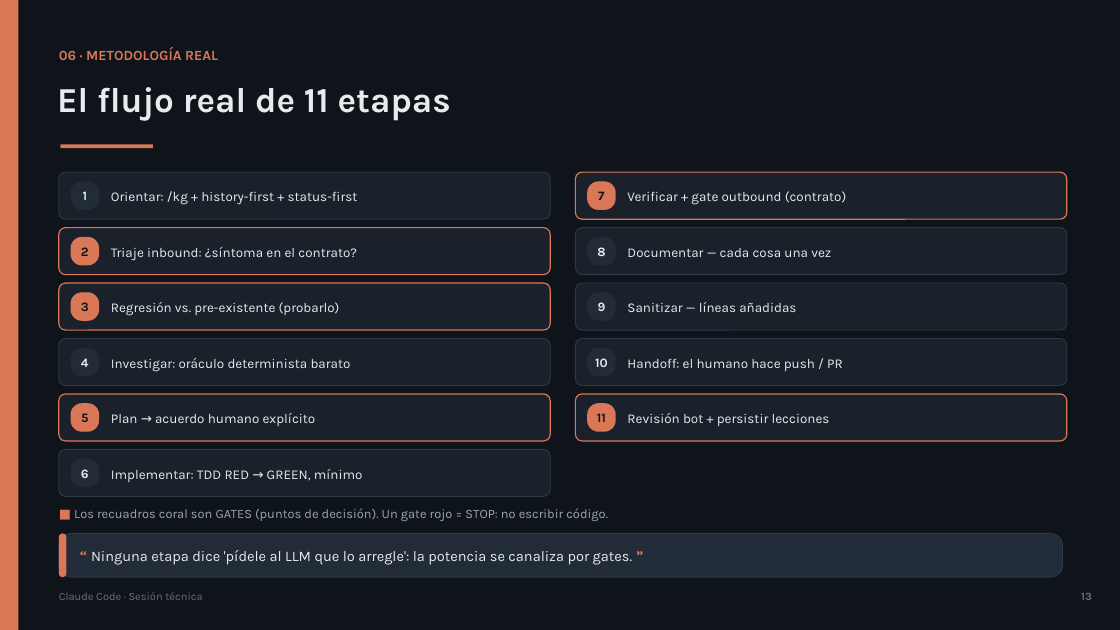
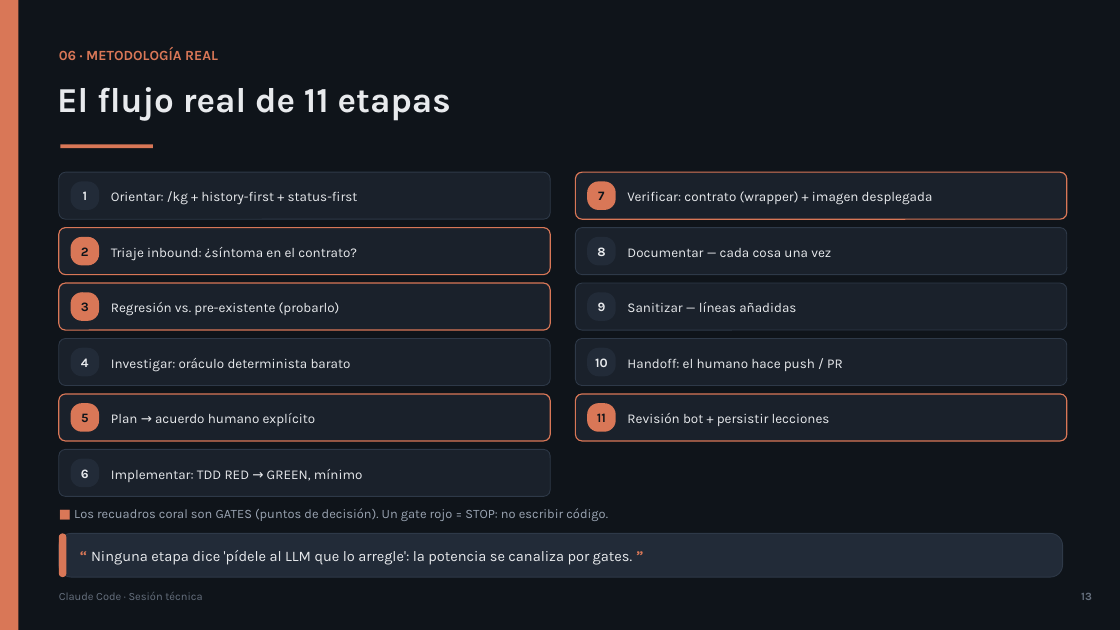
Before and after one commit to olonok69/claude_code_ml_engineer, a slide deck: slide 13 of presentacion/Claude_Code_Presentacion.pptx. Drawn at 1120x630 pixels with LibreOffice and Linux fonts; fonts in the diff are those of the drawing. Boxes give left, top, right and bottom in pixels: in the first picture for what was removed or moved away, otherwise in the second. Text is boxed around its words. In the diff, an @@ line names an element or a change of style, - is before the commit and + after.

Commit message:
Reflect deployed-image gate, wrapper repro, portable kit & ops learnings across docs & deck
- Outbound gate = 3 checks: reproduce at the real output stage (the wrapper
  that rebuilds the contract, not internal extract()) -> local JSON match ->
  verify inside the deployed image (WORKFLOW/EJEMPLO_REAL/herramientas.md +
  both guides + deck slides 13/15)
- ai-agent-methodology: the method is a portable starter-kit (templates +
  bootstrap) to take the guardrails to another repo / GitHub Copilot
  (metodologia/README + guides + deck slide 12)
- machine-sync: WSL USB manual mount, byte-exact copy verify, ~0.9->1.5GB
  bundle growth, repo-list drift (machine-sync.md + guides + deck slide 16)
- deck regenerated (build_pptx.py -> Claude_Code_Presentacion.pptx, 20 slides)

```diff
--- a/presentacion/Claude_Code_Presentacion.pptx
+++ b/presentacion/Claude_Code_Presentacion.pptx
@@ text at (627, 191, 933, 205): text changed @@
-Verificar + gate outbound (contrato)
+Verificar: contrato (wrapper) + imagen desplegada
```
Also in this commit, not shown: 3 other slides changed, 9 other files.
